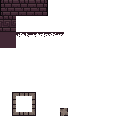
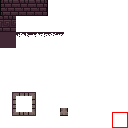
Revision of a layered 128×128 image; what changed, layer by layer:
painted on "dungeon.png" over (x1=12, y1=92, x2=128, y2=128)
